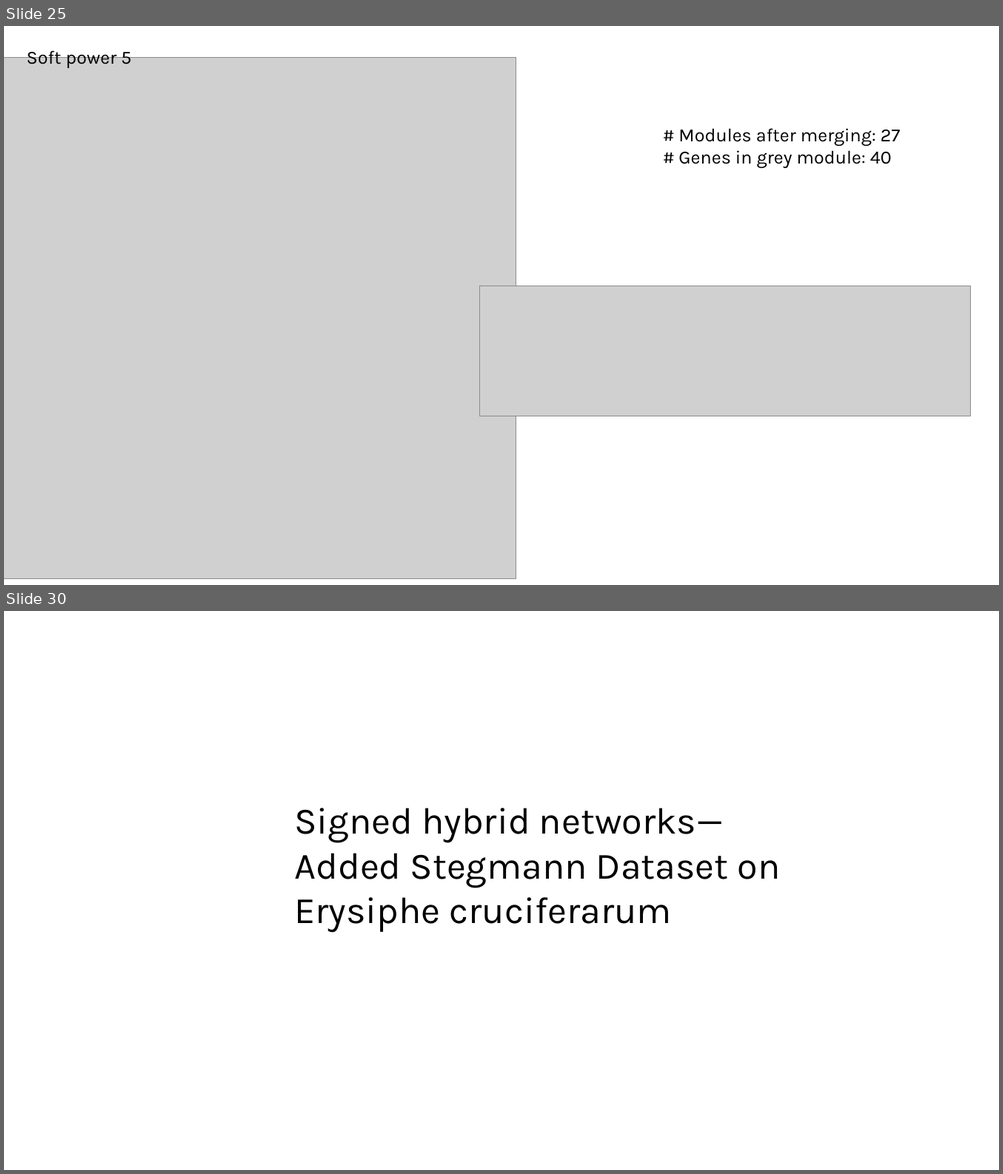
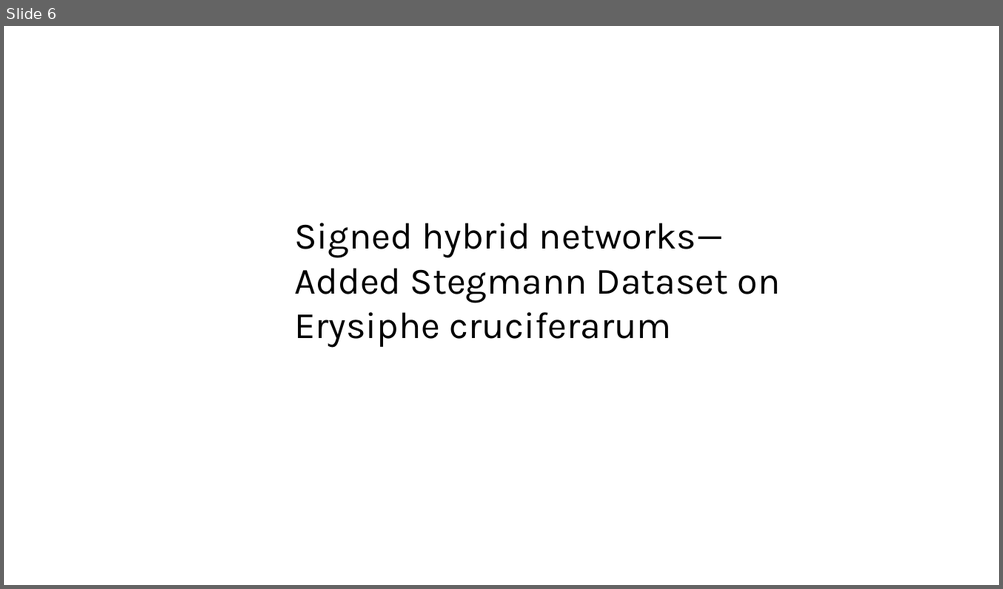
Before and after one commit to luisabender/bioinformatics-bachelor-s-thesis, a slide deck: progress.pptx. Shown one above the other, each under a label of ours: slides 25 and 30 before the commit, slide 6 after it; the slides between them are not shown. The pictures are 1003x1174 and 1003x589 pixels, drawn with LibreOffice and Linux fonts; fonts in the diff are those of the drawing; grey boxes stand for pictures. Boxes give left, top, right and bottom in pixels: in the first picture for what was removed or moved away, otherwise in the second. Text is boxed around its words. In the diff, an @@ line names an element or a change of style, - is before the commit and + after.

```diff
--- a/progress.pptx
+++ b/progress.pptx
@@ slide 25 removed at <box>4,26,999,585</box>, background #FFFFFF @@
@@ text removed at <box>26,47,131,68</box> @@
-Soft power 5
@@ picture removed at <box>4,57,516,580</box> @@
@@ text removed at <box>678,128,899,169</box> @@
-# Modules after merging: 27
-# Genes in grey module: 40
@@ picture removed at <box>479,286,970,417</box> @@
@@ what was slide 30 is now slide 6 @@
```
Also in this commit, not shown: 7 slides changed, 22 slides added, 33 other slides removed, 21 other files.
